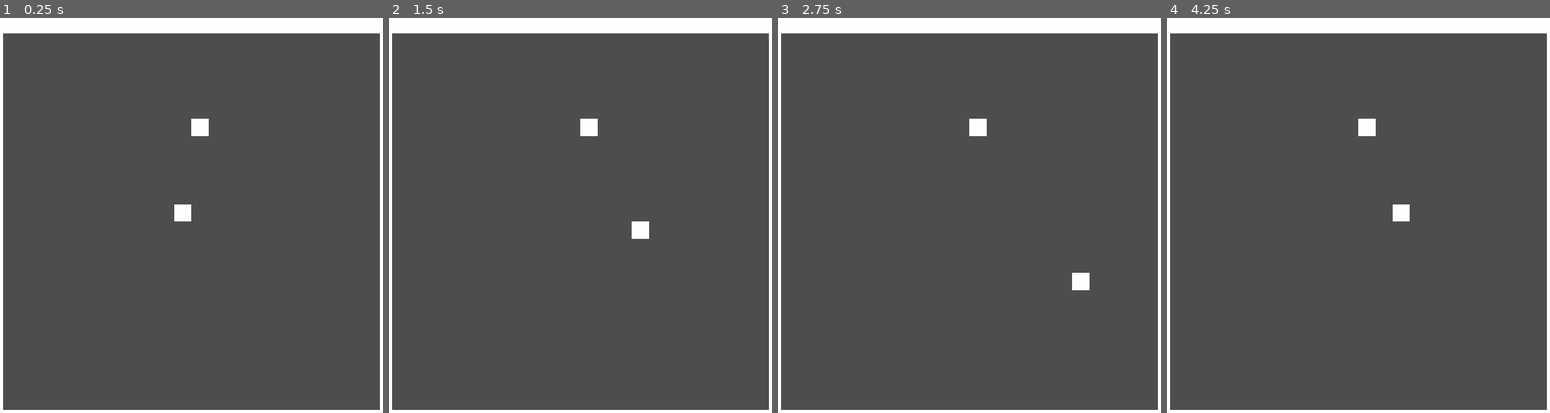
Above: before the commit, frames 1-4 (left to right).
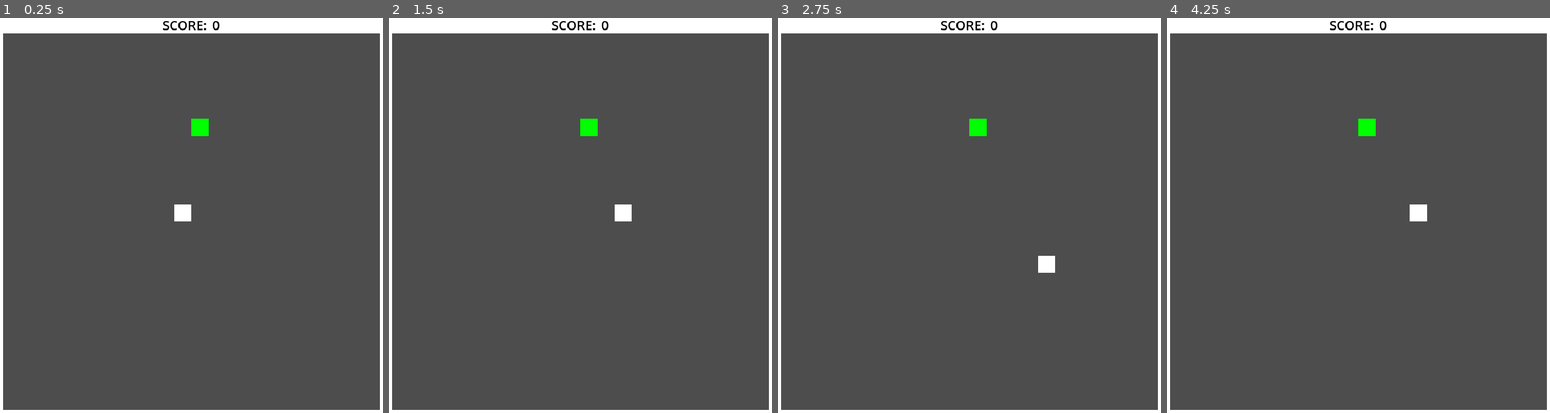
Above: after the commit, the same moments.

Repository: fussraider/snake-godot
Game: Godot game, scene res://Scenes/game/game.tscn
Two runs of this game, one before a commit and one after it. Both use one fixed random seed, a clock stepped at 60 frames per second and the inputs below.
Inputs:
- Up to frame 1 (0.25 s): no input
- Up to frame 2 (1.5 s): tap Enter at 0.5 s; hold Right (ui_right) 0.53-1.28 s; hold Down (ui_down) from 1.28 s (still down)
- Up to frame 3 (2.75 s): release Down (ui_down) at 2.03 s; hold Right (ui_right) from 2.03 s (still down)
- Up to frame 4 (4.25 s): release Right (ui_right) at 2.78 s; hold Up (ui_up) 2.78-3.53 s; hold Left (ui_left) from 3.53 s (still down)

The runs differ from the first frame. In frame 1, 0.4% of the frame differs, in the area x 42-58%, y 0-30%; in frame 2, 0.8%, in the area x 42-68%, y 0-56%; in frame 3, 0.8%; in frame 4, 0.7%.

Commit message:
add collision handlers, ui, game over

Diff:
--- a/Scenes/game/game.gd
+++ b/Scenes/game/game.gd
@@ -1,20 +1,41 @@
 class_name Game
 extends Node2D
 
+@export var gameOverScene: PackedScene
+
 @onready var player: Snake = $Snake
 @onready var playingArea: PlayingArea = $PlayingArea
+@onready var ui: UI = $UI
 
+var score: int = 0
 
 func _ready() -> void:
 	playingArea.apple_hit.connect(player.handle_apple_hit)
 	playingArea.wall_hit.connect(on_playing_area_wall_hit)
+	player.segment_added.connect(on_player_segment_added)
+	player.ate_self.connect(on_player_ate_self)
+
+
+func game_over() -> void:
+	var gameOver: GameOver = gameOverScene.instantiate()
+	gameOver.score = score
+
+	player.queue_free()
+	playingArea.queue_free()
+	ui.queue_free()
+
+	add_child(gameOver)
 
 
 func on_playing_area_wall_hit() -> void:
-	# так, потому что иначе может быть ошибка, что нельзя вызывать рестарт
-	# сцен пока она не доконц обработана или типа того. А так метод вызовится
-	# когда закончтся обработка текущего кадра
-	call_deferred("game_over")
+	game_over()
 
-func game_over() -> void:
-	get_tree().reload_current_scene()
+
+func on_player_ate_self() -> void:
+	game_over()
+
+
+func on_player_segment_added(is_first: bool) -> void:
+	if !is_first:
+		score += 1
+		ui.set_score_value(score)
--- a/Scenes/game/game.tscn
+++ b/Scenes/game/game.tscn
@@ -1,15 +1,20 @@
-[gd_scene load_steps=5 format=3 uid="uid://b6mmb1shy72f"]
+[gd_scene load_steps=7 format=3 uid="uid://b6mmb1shy72f"]
 
 [ext_resource type="PackedScene" uid="uid://dumrhhka33j6n" path="res://Scenes/snake/snake.tscn" id="1_dsf27"]
 [ext_resource type="PackedScene" uid="uid://ckftwk58fb0o0" path="res://Scenes/segment/segment.tscn" id="1_gd2r3"]
 [ext_resource type="Script" path="res://Scenes/game/game.gd" id="1_p0uvw"]
 [ext_resource type="PackedScene" uid="uid://cb67lggub1wun" path="res://Scenes/playing_area/playing_area.tscn" id="4_8ywsh"]
+[ext_resource type="PackedScene" uid="uid://ctqat7umdjuik" path="res://Scenes/ui/ui.tscn" id="5_sb3xx"]
+[ext_resource type="PackedScene" uid="uid://dx3n4hksfpn07" path="res://Scenes/game_over/game_over.tscn" id="6_svj2f"]
 
 [node name="Game" type="Node2D"]
 script = ExtResource("1_p0uvw")
+gameOverScene = ExtResource("6_svj2f")
 
 [node name="Snake" parent="." instance=ExtResource("1_dsf27")]
 segmentScene = ExtResource("1_gd2r3")
 
 [node name="PlayingArea" parent="." node_paths=PackedStringArray("snake") instance=ExtResource("4_8ywsh")]
 snake = NodePath("../Snake")
+
+[node name="UI" parent="." instance=ExtResource("5_sb3xx")]
--- /dev/null
+++ b/Scenes/game_over/game_over.gd
@@ -0,0 +1,15 @@
+class_name GameOver
+extends CanvasLayer
+
+@export var score: int = 0
+
+@onready var scoreValue: Label = $%ScoreValue
+@onready var restartButton: Button = $%RestartButton
+
+
+func _ready() -> void:
+	scoreValue.text = str(score)
+	restartButton.pressed.connect(on_restart_button_presses)
+
+func on_restart_button_presses() -> void:
+	get_tree().reload_current_scene()
--- /dev/null
+++ b/Scenes/game_over/game_over.tscn
@@ -0,0 +1,45 @@
+[gd_scene load_steps=2 format=3 uid="uid://dx3n4hksfpn07"]
+
+[ext_resource type="Script" path="res://Scenes/game_over/game_over.gd" id="1_i666p"]
+
+[node name="GameOver" type="CanvasLayer"]
+script = ExtResource("1_i666p")
+
+[node name="MarginContainer" type="MarginContainer" parent="."]
+anchors_preset = 15
+anchor_right = 1.0
+anchor_bottom = 1.0
+grow_horizontal = 2
+grow_vertical = 2
+theme_override_constants/margin_left = 150
+theme_override_constants/margin_top = 150
+theme_override_constants/margin_right = 150
+theme_override_constants/margin_bottom = 150
+
+[node name="VBoxContainer" type="VBoxContainer" parent="MarginContainer"]
+layout_mode = 2
+
+[node name="TitleLabel" type="Label" parent="MarginContainer/VBoxContainer"]
+layout_mode = 2
+theme_override_font_sizes/font_size = 64
+text = "GAME OVER	"
+horizontal_alignment = 1
+vertical_alignment = 1
+
+[node name="Control" type="Control" parent="MarginContainer/VBoxContainer"]
+layout_mode = 2
+size_flags_vertical = 3
+
+[node name="ScoreValue" type="Label" parent="MarginContainer/VBoxContainer"]
+unique_name_in_owner = true
+layout_mode = 2
+theme_override_font_sizes/font_size = 200
+text = "9999"
+horizontal_alignment = 1
+vertical_alignment = 1
+
+[node name="RestartButton" type="Button" parent="MarginContainer/VBoxContainer"]
+unique_name_in_owner = true
+layout_mode = 2
+theme_override_font_sizes/font_size = 48
+text = "RESTART"
--- a/Scenes/playing_area/playing_area.gd
+++ b/Scenes/playing_area/playing_area.gd
@@ -8,6 +8,7 @@
 
 @onready var apple: Segment = $Apple
 @onready var walls: Node = $Walls
+@onready var appleMoveTimer: Timer = $AppleMoveTimer
 
 
 var cells: Vector2
@@ -20,12 +21,14 @@
 	)
 
 	apple.area_entered.connect(on_apple_area_entered)
+	appleMoveTimer.timeout.connect(on_apple_move_timer_timeout)
 
 	for wall: Area2D in walls.get_children():
 		wall.area_entered.connect(on_wall_area_entered)
 
 	# спавним яблоко в случайную точку на поле
 	set_random_apple_position()
+	appleMoveTimer.start()
 
 func set_random_apple_position() -> void:
 	# получаем рандомное число в диапазоне от 1 до CELLS-2. Диапазон именно
@@ -52,6 +55,10 @@
 	# во всех остальных случаях - перемещаем яблоко по полученной позиции
 	apple.position = newPosition
 
+	# рестартим таймер с рандомным ожиданием от 10 до 20 сек
+	appleMoveTimer.wait_time = randi_range(10, 20)
+	appleMoveTimer.start()
+
 
 func on_apple_area_entered(area: Segment) -> void:
 	if area.get_collision_layer_value(Globals.Collision.PLAYER):
@@ -62,3 +69,7 @@
 func on_wall_area_entered(area: Area2D) -> void:
 	if area.get_collision_layer_value(Globals.Collision.PLAYER):
 		wall_hit.emit()
+
+
+func on_apple_move_timer_timeout() -> void:
+	set_random_apple_position()
--- a/Scenes/playing_area/playing_area.tscn
+++ b/Scenes/playing_area/playing_area.tscn
@@ -24,6 +24,12 @@
 rotation = 1.5708
 
 [node name="Apple" parent="." instance=ExtResource("2_u50e2")]
+modulate = Color(0, 1, 0, 1)
 position = Vector2(192, 624)
 collision_layer = 4
 collision_mask = 2
+
+[node name="AppleMoveTimer" type="Timer" parent="."]
+wait_time = 10.0
+one_shot = true
+autostart = true
--- a/Scenes/snake/snake.gd
+++ b/Scenes/snake/snake.gd
@@ -1,8 +1,13 @@
 class_name Snake
 extends Node2D
 
+signal segment_added(first: bool)
+signal ate_self
+
 @export var segmentScene: PackedScene
-@export var stepSpeed: float = 0.2
+@export var speedBoost: float = 0.002
+@export var maxStepTime: float = 0.25
+@export var minStepTime: float = 0.05
 
 @onready var segmentsNode: Node = $Segments
 @onready var stepTimer: Timer = $StepTimer
@@ -15,32 +20,20 @@
 	var head = add_segment()
 
 	head.position = Globals.viewportSize / 2 - Vector2(segmentSize/2, segmentSize/2)
-
-	# todo: для отладки, потом удалять
-	#add_segment()
-	#add_segment()
-	#add_segment()
-	#add_segment()
-
-	stepTimer.wait_time = stepSpeed
 	stepTimer.timeout.connect(on_step_timer_timeout)
+	stepTimer.wait_time = maxStepTime
 	stepTimer.start()
-
-#func _physics_process(delta: float) -> void:
-	#if direction != Vector2.ZERO:
-		#on_step_timer_timeout()
-		#direction = Vector2.ZERO
 
 
 func _input(event: InputEvent) -> void:
 	if event.is_action_pressed("ui_up"):
-		direction = Vector2.UP
+		change_direction(Vector2.UP)
 	elif event.is_action_pressed("ui_down"):
-		direction = Vector2.DOWN
+		change_direction(Vector2.DOWN)
 	elif event.is_action_pressed("ui_left"):
-		direction = Vector2.LEFT
+		change_direction(Vector2.LEFT)
 	elif event.is_action_pressed("ui_right"):
-		direction = Vector2.RIGHT
+		change_direction(Vector2.RIGHT)
 
 
 func move_segments() -> void:
@@ -54,23 +47,45 @@
 	segmentsNode.move_child(lastSegment, 0)
 
 
+func change_direction(new_direction: Vector2) -> void:
+	if new_direction != direction * -1:
+		direction = new_direction
+
 
 func add_segment() -> Segment:
+	var isFirst: bool = segmentsNode.get_child_count() == 0
 	var newSegment: Segment = segmentScene.instantiate()
 
-	# добавляем слой и маску для коллизий
+	# добавляем слой и маски для коллизий
 	newSegment.set_collision_layer_value(Globals.Collision.PLAYER, true)
+	newSegment.set_collision_mask_value(Globals.Collision.PLAYER, true)
 	newSegment.set_collision_mask_value(Globals.Collision.APPLE, true)
 	newSegment.set_collision_mask_value(Globals.Collision.WALL, true)
+
+	# подключаем обработчк коллизии с другими сегментами
+	newSegment.area_entered.connect(on_segment_area_entered)
 
 	# позицинируем за пределами игровой области и добавляем в ноду сегментов
 	newSegment.position = Vector2(-100, -100)
 	segmentsNode.call_deferred("add_child", newSegment)
 
+	segment_added.emit(isFirst)
+
+	# ускоряемся всегда, кроме добавления первого сегмента (головы)
+	if !isFirst:
+		boost_step_timer()
+
 	return newSegment
+
+
+func boost_step_timer() -> void:
+	if stepTimer.wait_time > minStepTime:
+		stepTimer.wait_time -= speedBoost
+
 
 func get_current_head_segment() -> Segment:
 	return segmentsNode.get_children()[0]
+
 
 func handle_apple_hit(area: Segment) -> void:
 	if area.get_instance_id() == get_current_head_segment().get_instance_id():
@@ -86,6 +101,13 @@
 
 	return false
 
+
 func on_step_timer_timeout() -> void:
 	if direction != Vector2.ZERO:
 		move_segments()
+
+
+func on_segment_area_entered(area: Segment) -> void:
+	# столкновение с другим сегментом змеи считаем самопоеданием )
+	if area.get_collision_layer_value(Globals.Collision.PLAYER):
+		ate_self.emit()
--- a/Scenes/snake/snake.tscn
+++ b/Scenes/snake/snake.tscn
@@ -8,4 +8,3 @@
 [node name="Segments" type="Node" parent="."]
 
 [node name="StepTimer" type="Timer" parent="."]
-wait_time = 0.2
--- /dev/null
+++ b/Scenes/ui/ui.gd
@@ -0,0 +1,8 @@
+class_name UI
+extends CanvasLayer
+
+@onready var scoreValue: Label = $%ScoreValue
+
+
+func set_score_value(value: int) -> void:
+	scoreValue.text = str(value)
--- /dev/null
+++ b/Scenes/ui/ui.tscn
@@ -0,0 +1,35 @@
+[gd_scene load_steps=2 format=3 uid="uid://ctqat7umdjuik"]
+
+[ext_resource type="Script" path="res://Scenes/ui/ui.gd" id="1_vp83h"]
+
+[node name="UI" type="CanvasLayer"]
+script = ExtResource("1_vp83h")
+
+[node name="MarginContainer" type="MarginContainer" parent="."]
+anchors_preset = 15
+anchor_right = 1.0
+anchor_bottom = 1.0
+grow_horizontal = 2
+grow_vertical = 2
+
+[node name="VBoxContainer" type="VBoxContainer" parent="MarginContainer"]
+layout_mode = 2
+
+[node name="HBoxContainer" type="HBoxContainer" parent="MarginContainer/VBoxContainer"]
+layout_mode = 2
+size_flags_horizontal = 4
+size_flags_vertical = 4
+
+[node name="ScoreLabel" type="Label" parent="MarginContainer/VBoxContainer/HBoxContainer"]
+layout_mode = 2
+size_flags_horizontal = 4
+theme_override_colors/font_color = Color(0, 0, 0, 1)
+theme_override_font_sizes/font_size = 24
+text = "SCORE: "
+
+[node name="ScoreValue" type="Label" parent="MarginContainer/VBoxContainer/HBoxContainer"]
+unique_name_in_owner = true
+layout_mode = 2
+theme_override_colors/font_color = Color(0, 0, 0, 1)
+theme_override_font_sizes/font_size = 24
+text = "0"
